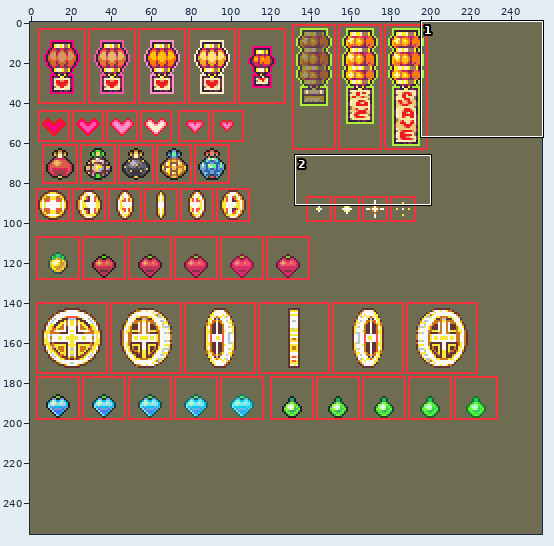
File history of a sprite sheet, images/props/items.png. Above, an overview of the earlier version with the close-up marked.
Close-up. First the earlier version:
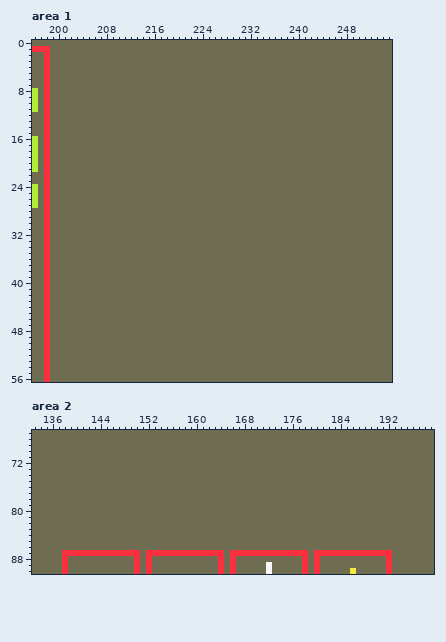
The file is 256x256 pixels. Colours within 5 levels of each other are drawn and written as one. Shown: area 1: x 196..255, y 0..56; area 2: x 133..199, y 67..90.
New version:
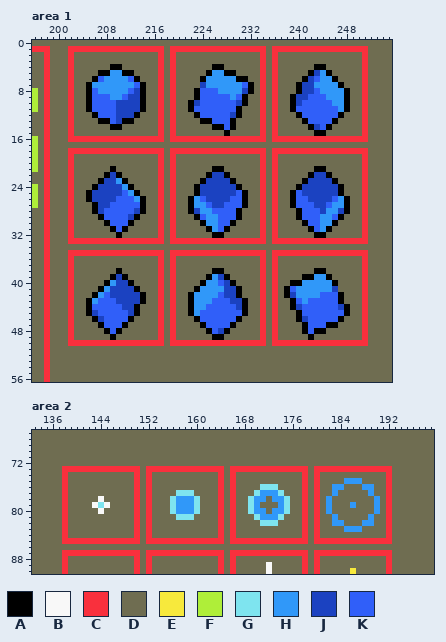
Palette (. is transparent): A #000000  B #f8f8f8  C #f9303d  D #6f6d51  E #f7e93c  F #afee39  G #7ee4ef  H #3098f9  J #1b42c1  K #305ff9
The exact change:
Changed rows in their new state; - is an unchanged pixel.
Area 1:
first column x 202:
 1 CCCCCCCCCCCCCCCC-CCCCCCCCCCCCCCCC-CCCCCCCCCCCCCCCC
 2 C--------------C-C--------------C-C--------------C
 3 C--------------C-C--------------C-C--------------C
 4 C------AA------C-C------AA------C-C------AA------C
 5 C----AAHHAA----C-C-----AHHAA----C-C-----AJHA-----C
 6 C---AKHHHHKA---C-C----AHHHHHAA--C-C----AJKHHA----C
 7 C--AHHHHHHHKA--C-C----JHHHHHHKA-C-C---AJJHHHHA---C
 8 C--AKHHHHHKJA--C-C---AKKKHHHHJA-C-C---AJJKHHHHA--C
 9 C--AKKKHHKJJA--C-C---AKKKKKHKA--C-C--AJJKKKHHHA--C
10 C--AKKKKJJJJA--C-C--AJKKKKKKJA--C-C--AJKKKKKHHA--C
11 C--AKKKKJJJJA--C-C--AKKKKKKKA---C-C--AKKKKKKKHA--C
12 C---AKKKJJJA---C-C---AKKKKKJA---C-C---AKKKKKKA---C
13 C----AAKJAA----C-C----AAKKKA----C-C----AKKKKA----C
14 C------AA------C-C------AAKA----C-C-----AJKA-----C
15 C--------------C-C--------A-----C-C------AA------C
16 CCCCCCCCCCCCCCCC-CCCCCCCCCCCCCCCC-CCCCCCCCCCCCCCCC
18 CCCCCCCCCCCCCCCC-CCCCCCCCCCCCCCCC-CCCCCCCCCCCCCCCC
19 C--------------C-C--------------C-C--------------C
20 C--------------C-C--------------C-C--------------C
21 C------A-------C-C------AA------C-C------AA------C
22 C-----AJA------C-C-----AJJA-----C-C-----AJJA-----C
23 C----AJJHA-----C-C----AJJJJA----C-C----AJJJJA----C
24 C---AJJJJHA----C-C---AJJJJJJA---C-C---AJJJJJJA---C
25 C--AJJJJJKHA---C-C---AJJJJJJKA--C-C--AKJJJJJJA---C
26 C--AJJJJKKKHA--C-C--AHKJJJJKKA--C-C--AKKJJJJKHA--C
27 C---AJJKKKKKA--C-C--AHHKJJKKKA--C-C--AKKKJJKHHA--C
28 C---AJKKKKKJA--C-C--AJHHKKKKA---C-C---AKKKJHHJA--C
29 C----AKKKKJA---C-C---AKHHKKKA---C-C---AKKKHHKA---C
30 C-----AKKKA----C-C----AHHKKA----C-C----AKKHHA----C
31 C------AKA-----C-C-----AHKA-----C-C-----AKHA-----C
32 C-------A------C-C------AA------C-C------AA------C
33 CCCCCCCCCCCCCCCC-CCCCCCCCCCCCCCCC-CCCCCCCCCCCCCCCC
35 CCCCCCCCCCCCCCCC-CCCCCCCCCCCCCCCC-CCCCCCCCCCCCCCCC
36 C--------------C-C--------------C-C--------------C
37 C--------------C-C--------------C-C--------------C
38 C-------A------C-C------AA------C-C------AA------C
39 C------AJA-----C-C-----AHJA-----C-C----AAHHA-----C
40 C-----AHJJA----C-C----AHHKJA----C-C--AAHHHHHA----C
41 C----AHJJJJA---C-C---AHHHHJJA---C-C-AKHHHHHHJ----C
42 C---AHKJJJJJA--C-C--AHHHHKJJA---C-C-AJHHHHKKKA---C
43 C--AHKKKJJJJA--C-C--AHHHKKKJJA--C-C--AKHKKKKKA---C
44 C--AKKKKKJJA---C-C--AHHKKKKKJA--C-C--AJKKKKKKJA--C
45 C--AJKKKKKJA---C-C--AHKKKKKKKA--C-C---AKKKKKKKA--C
46 C---AJKKKKA----C-C---AKKKKKKA---C-C---AJKKKKKA---C
47 C----AKKKA-----C-C----AKKKKA----C-C----AKKKAA----C
48 C-----AKA------C-C-----AKJA-----C-C----AKAA------C
49 C------A-------C-C------AA------C-C-----A--------C
50 CCCCCCCCCCCCCCCC-CCCCCCCCCCCCCCCC-CCCCCCCCCCCCCCCC
Area 2:
first column x 138:
73 CCCCCCCCCCCCC-CCCCCCCCCCCCC-CCCCCCCCCCCCC-CCCCCCCCCCCCC
74 C-----------C-C-----------C-C-----------C-C-----------C
75 C-----------C-C-----------C-C-----------C-C----HHH----C
76 C-----------C-C-----------C-C----GGG----C-C--HH---HH--C
77 C-----------C-C----GGG----C-C---GHHHG---C-C--H-----H--C
78 C-----B-----C-C---GHHHG---C-C--GHH-HHG--C-C-H-------H-C
79 C----BGB----C-C---GHHHG---C-C--GH---HG--C-C-H---H---H-C
80 C-----B-----C-C---GHHHG---C-C--GHH-HHG--C-C-H-------H-C
81 C-----------C-C----GGG----C-C---GHHHG---C-C--H-----H--C
82 C-----------C-C-----------C-C----GGG----C-C--HH---HH--C
83 C-----------C-C-----------C-C-----------C-C----HHH----C
84 C-----------C-C-----------C-C-----------C-C-----------C
85 CCCCCCCCCCCCC-CCCCCCCCCCCCC-CCCCCCCCCCCCC-CCCCCCCCCCCCC
Boxes around the changes in both close-ups, in picture pixels (x1, y1, x2, y2):
changed: (68, 46, 368, 346)
changed: (62, 466, 392, 544)
